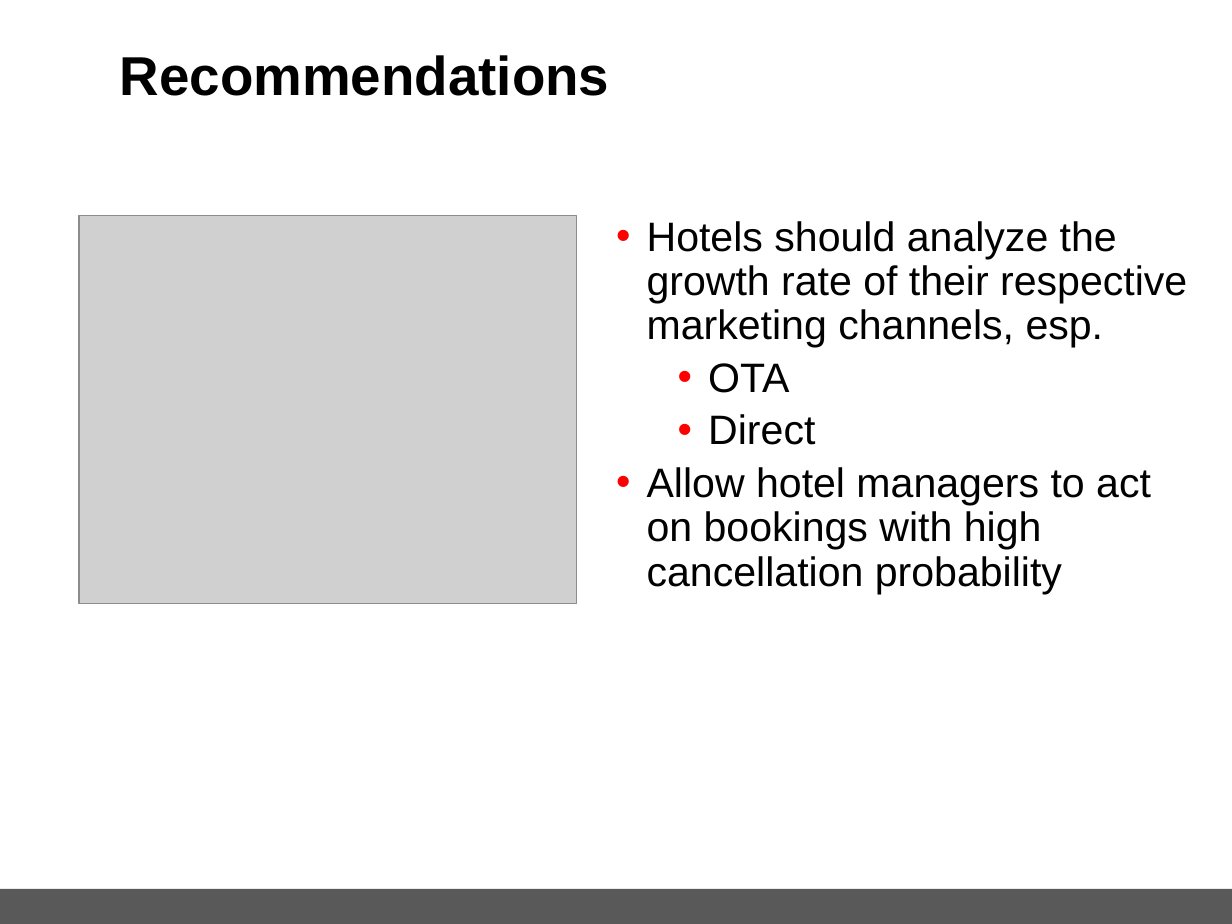
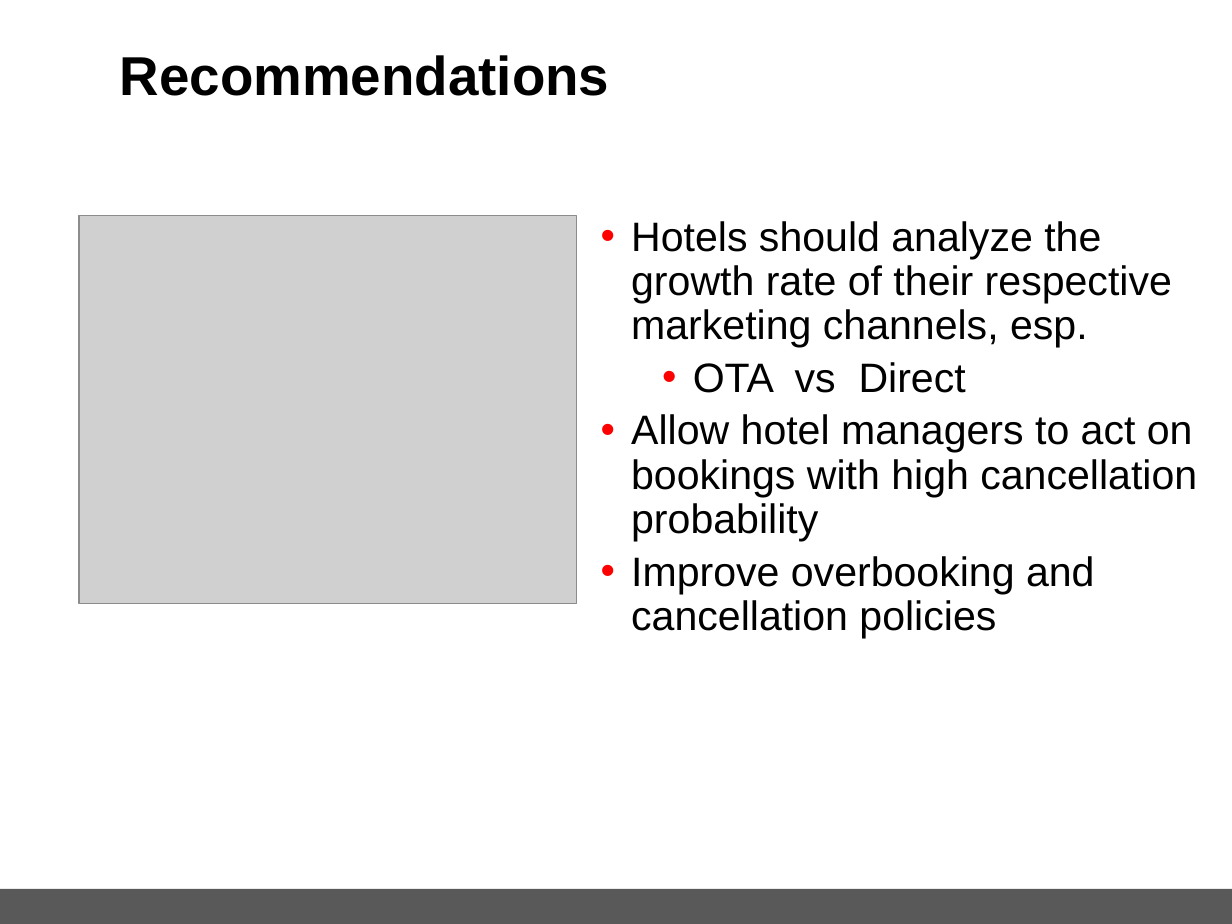
Before and after one commit to spettiett/dsc-capstone-project-v2-online-ds-pt-061019, a slide deck: slide 13 of Capstone_HotelBookingPredition(Final).pptx. Drawn at 1232x924 pixels with LibreOffice and Linux fonts; fonts in the diff are those of the drawing; grey boxes stand for pictures; background and template pictures are left out. Boxes give left, top, right and bottom in pixels: in the first picture for what was removed or moved away, otherwise in the second. Text is boxed around its words. In the diff, an @@ line names an element or a change of style, - is before the commit and + after.

```diff
--- a/Capstone_HotelBookingPredition(Final).pptx
+++ b/Capstone_HotelBookingPredition(Final).pptx
@@ text "Hotels should analyze the growth ...": place and size @@
-text "Hotels should analyze the growth ..." at box(647, 221, 1187, 594)
+text "Hotels should analyze the growth ..." at box(631, 221, 1197, 638)
@@ text at box(693, 362, 966, 393): text changed @@
-  • OTA
-  • Direct
+  • OTA vs Direct
@@ text at box(631, 556, 1095, 638): paragraph added @@
+• Improve overbooking and cancellation policies
```
Also in this commit, not shown: 5 other slides changed, 15 other files.
